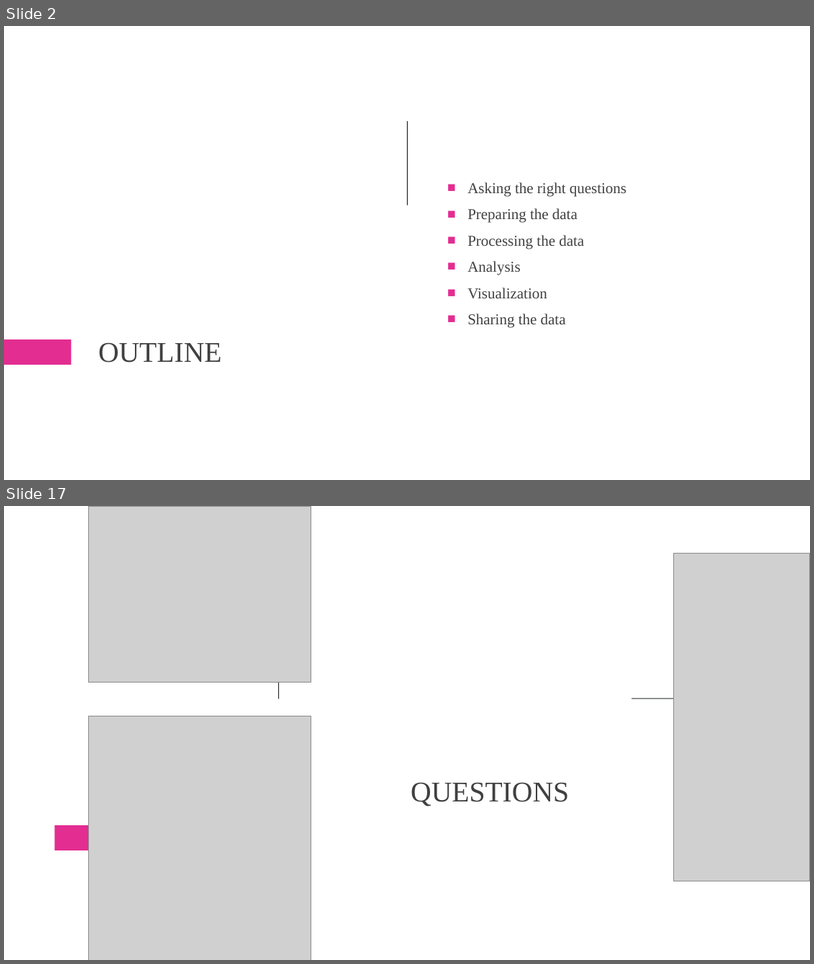
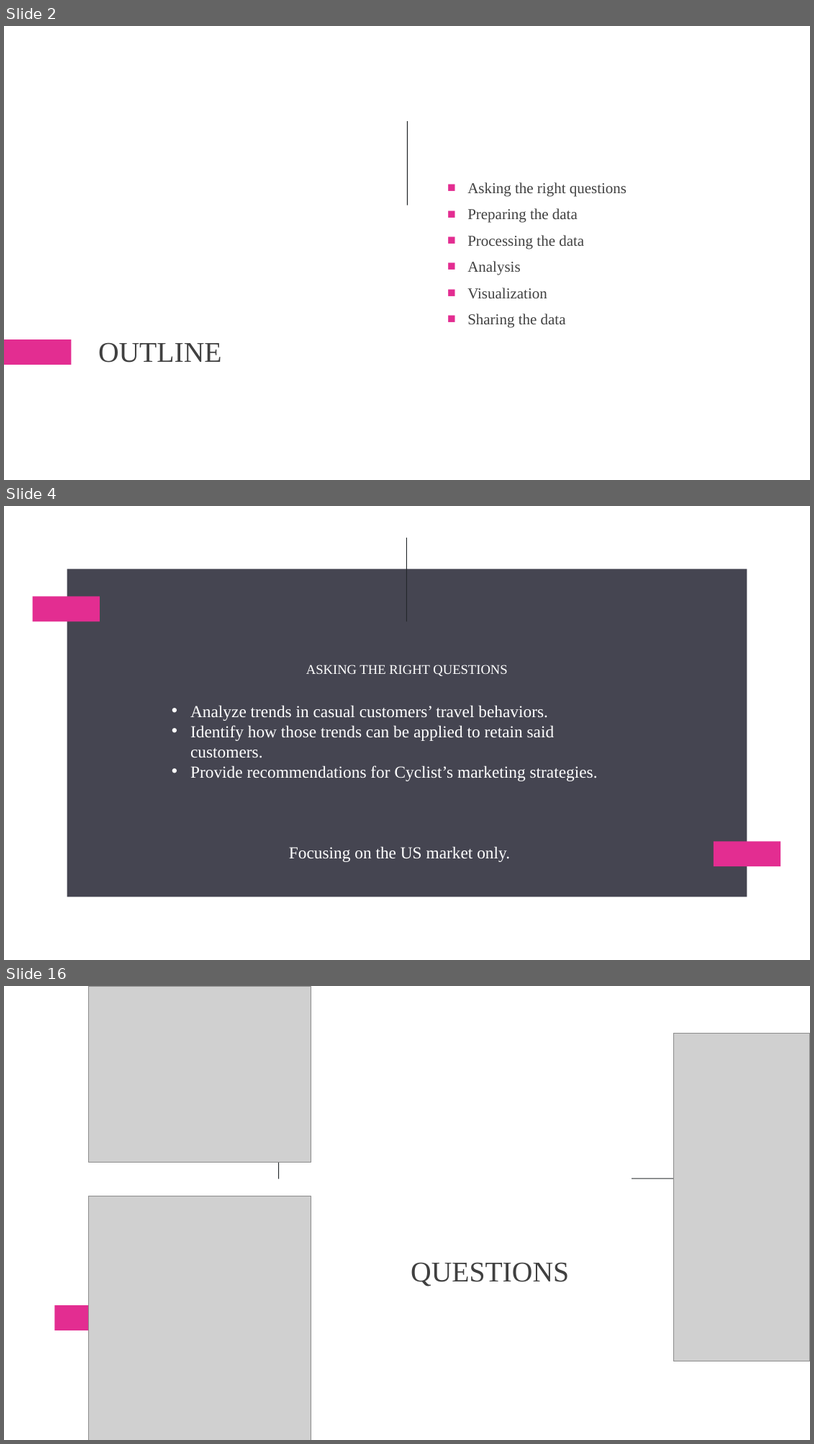
Before and after one commit to MuhammadOwais766/Google_Case_Study, a slide deck: Case_Study_Presentation.pptx. Shown one above the other, each under a label of ours: slides 2 and 17 before the commit, slides 2, 4 and 16 after it; the slides between them are not shown. The pictures are 814x964 and 814x1444 pixels, drawn with LibreOffice and Linux fonts; fonts in the diff are those of the drawing; grey boxes stand for pictures. Boxes give left, top, right and bottom in pixels: in the first picture for what was removed or moved away, otherwise in the second. Text is boxed around its words. In the diff, an @@ line names an element or a change of style, - is before the commit and + after.

```diff
--- a/Case_Study_Presentation.pptx
+++ b/Case_Study_Presentation.pptx
@@ slide 4 added at [4,506,810,960], background #FFFFFF @@
@@ rectangle added at [407,538,407,621], fill #24282B @@
@@ rectangle added at [67,569,748,897], fill #454551 @@
@@ rectangle added at [32,596,100,621], fill #E32D91 @@
@@ text added at [306,664,507,676], 16 pt, text #FFFFFF @@
+ASKING THE RIGHT QUESTIONS
@@ text added at [190,705,598,862], 20 pt, text #FFFFFF @@
+• Analyze trends in casual customers’ travel behaviors.
+• Identify how those trends can be applied to retain said customers.
+• Provide recommendations for Cyclist’s marketing strategies.
+Focusing on the US market only.
@@ rectangle added at [714,841,782,867], fill #E32D91 @@
@@ what was slide 17 is now slide 16 @@
```
Also in this commit, not shown: 4 slides changed, 10 other slides added, 12 slides removed, 8 other files.
